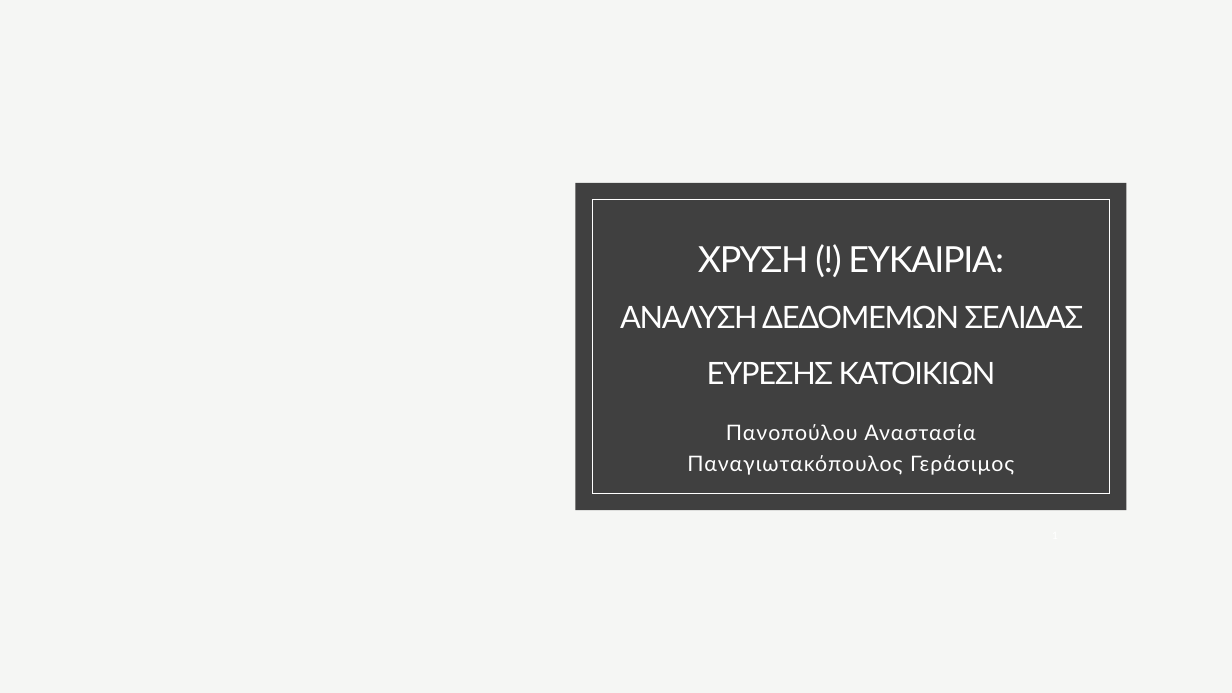
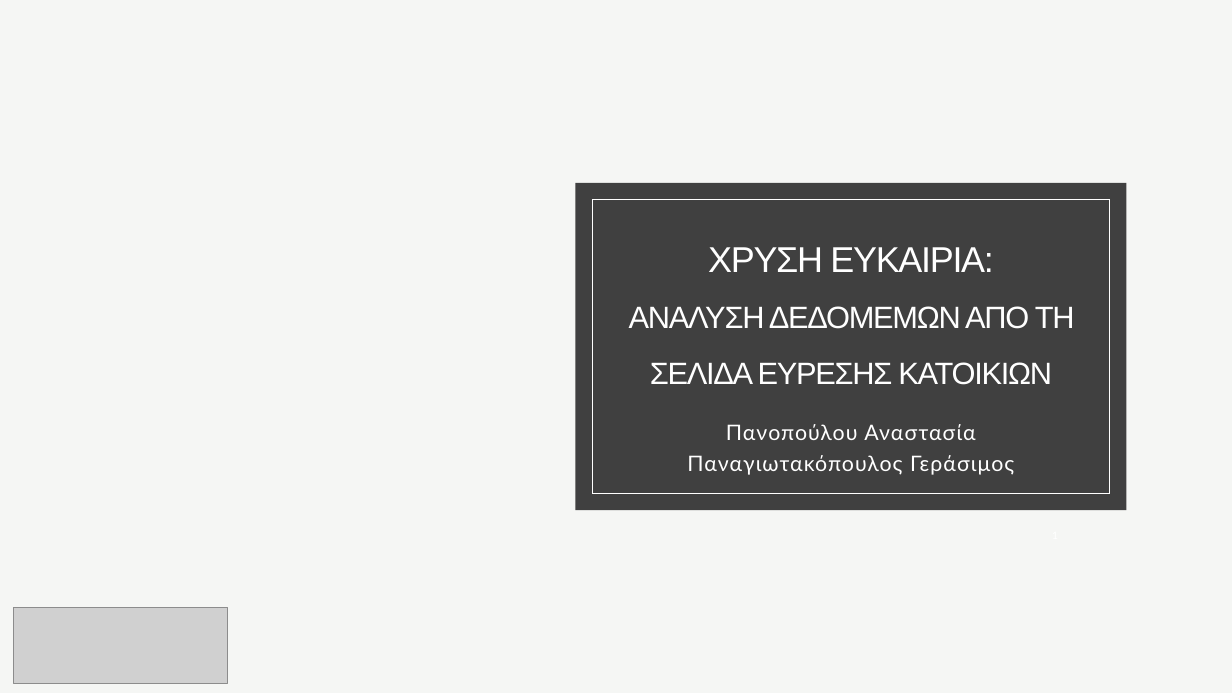
Before and after one commit to GerasimosPanagiotakopoulos/real-estate, a slide deck: slide 1 of presentation.pptx. Drawn at 1232x693 pixels with LibreOffice and Linux fonts; fonts in the diff are those of the drawing; grey boxes stand for pictures; background and template pictures are left out. Boxes give left, top, right and bottom in pixels: in the first picture for what was removed or moved away, otherwise in the second. Text is boxed around its words. In the diff, an @@ line names an element or a change of style, - is before the commit and + after.

```diff
--- a/presentation.pptx
+++ b/presentation.pptx
@@ title at bbox=[629, 247, 1075, 385]: text changed; font Lato to Arial @@
-ΧΡΥΣΗ (!) ΕΥΚΑΙΡΙΑ:
-ΑΝΑΛΥΣΗ ΔΕΔΟΜΕΜΩΝ ΣΕΛΙΔΑΣ ΕΥΡΕΣΗΣ ΚΑΤΟΙΚΙΩΝ
+ΧΡΥΣΗ ΕΥΚΑΙΡΙΑ:
+ΑΝΑΛΥΣΗ ΔΕΔΟΜΕΜΩΝ ΑΠΟ ΤΗ ΣΕΛΙΔΑ ΕΥΡΕΣΗΣ ΚΑΤΟΙΚΙΩΝ
@@ picture added at bbox=[13, 607, 227, 684] @@
```
Also in this commit, not shown: 2 other slides changed, 13 slides added, 1 slide removed, 2 other files.
